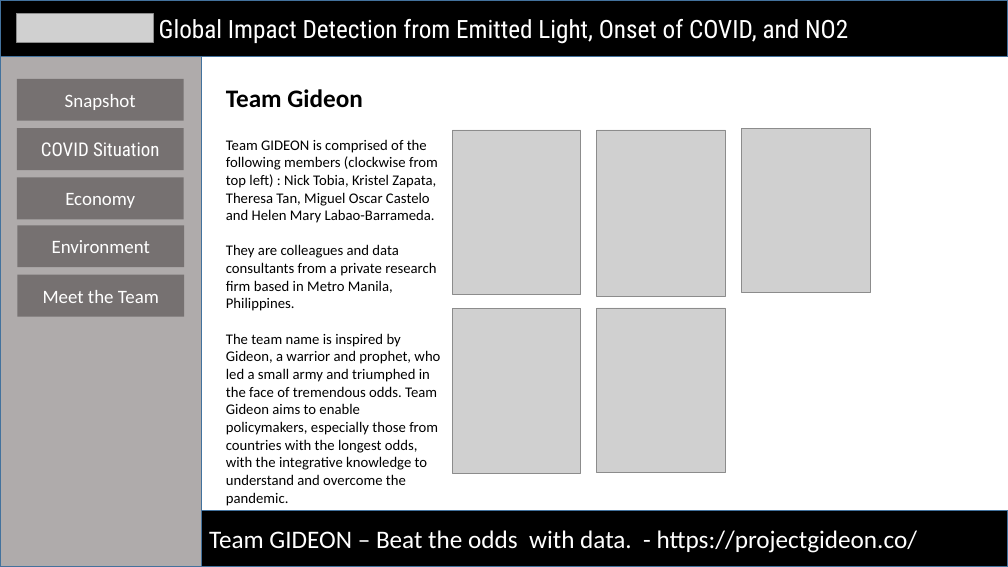
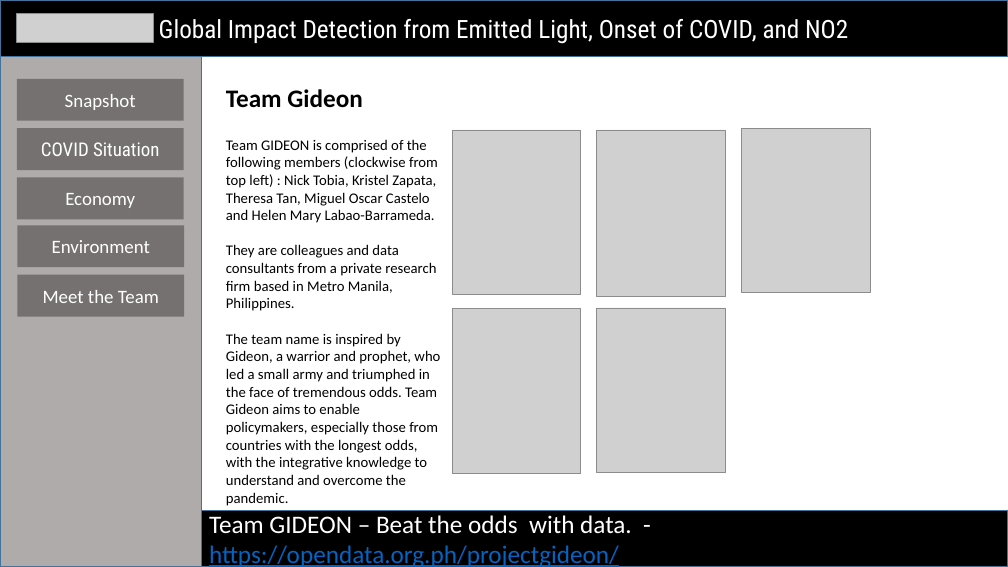
Before and after one commit to docligot/gqueers_space_apps, a slide deck: slide 5 of 5-slide-requirement_GIDEON.pptx. Drawn at 1008x567 pixels with LibreOffice and Linux fonts; fonts in the diff are those of the drawing; grey boxes stand for pictures. Boxes give left, top, right and bottom in pixels: in the first picture for what was removed or moved away, otherwise in the second. Text is boxed around its words. In the diff, an @@ line names an element or a change of style, - is before the commit and + after.

Commit message:
Added 5 slides

```diff
--- a/5-slide-requirement_GIDEON.pptx
+++ b/5-slide-requirement_GIDEON.pptx
@@ text in rectangle at box(209, 515, 632, 567): text changed; text colour #FFFFFF to #0563C1 @@
-Team GIDEON – Beat the odds with data. - https://projectgideon.co/
+Team GIDEON – Beat the odds with data. - https://opendata.org.ph/projectgideon/
```
Also in this commit, not shown: 4 other slides changed.
